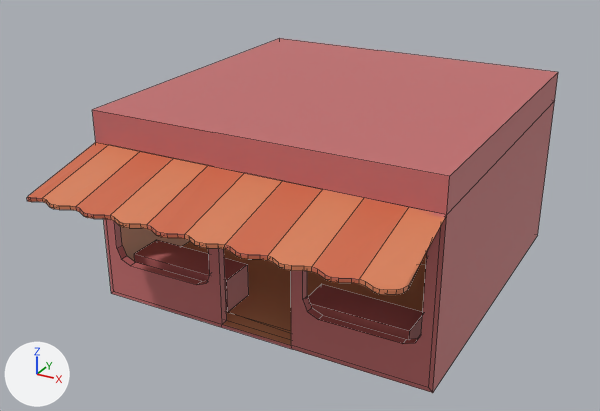
One commit to the Blender file models/fashionHouse.blend: the scene before it, then after it.
One viewpoint serves both versions: a 50 mm camera at (11.14, -17.84, 11.66) aimed at (1.29, 0.07, 2.7). Lighting does not change. The marker at lower left points along +X, +Y and +Z. The first picture is the older version. Mesh edges are drawn as thin lines.

The first picture shows 'house', 'roof'.
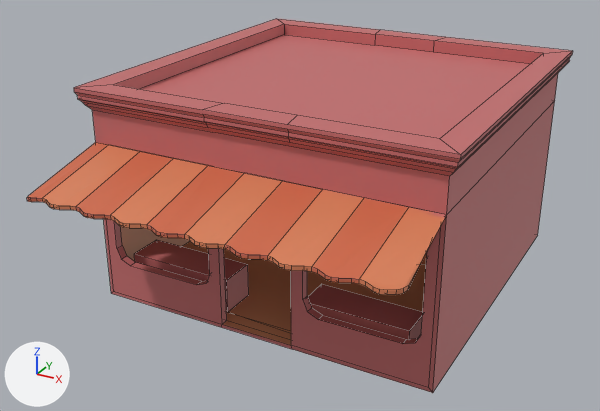
The change, as a diff of the scene's bpy script:
```diff
--- a/models/fashionHouse.blend.py
+++ b/models/fashionHouse.blend.py
@@ me_plane_001 @@
 # used by ob_roof; location = (0.0, 0.0, 0.0); scale = (5.46, 5.46, 5.46)
-me_plane_001.from_pydata(...)  # 24 vertices, 8 faces; spans x -0.54..1.16, y -0.54..1.16, z 0.84..1.02
+me_plane_001.from_pydata(...)  # 96 vertices, 68 faces; spans x -0.59..1.21, y -0.59..1.21, z 0.84..1.13
+# me_plane_001 part 1
+# 1 face is deleted
+# 46 vertices are added at x -0.59..1.19, y -0.59..1.21, z 1.04..1.13
+# 12 new vertices lie (0.69, 0.0, 0.0) away from vertices in x -0.58..0.51, y -0.58..1.2, z 1.06..1.09
+# 8 new vertices lie (0.6, 0.0, 0.0) away from vertices in x -0.46..0.49, y -0.46..1.09, z 1.06..1.13
+# 6 new vertices lie (0.7, 0.0, 0.0) away from vertices in x -0.59..0.51, y -0.59..1.21, z 1.11..1.13
+# 61 new faces join them
 me_plane_001.materials.append(mat_material_003)
```

Changed parts and their boxes [x1, y1, x2, y2] in the pictures (600 x 411 px):
'roof', reshaped (7% wider, 11% taller): before [92, 38, 558, 215]; after [74, 19, 573, 215]
part 1 of me_plane_001, built on: before [92, 38, 558, 176]; after [74, 19, 573, 176]
